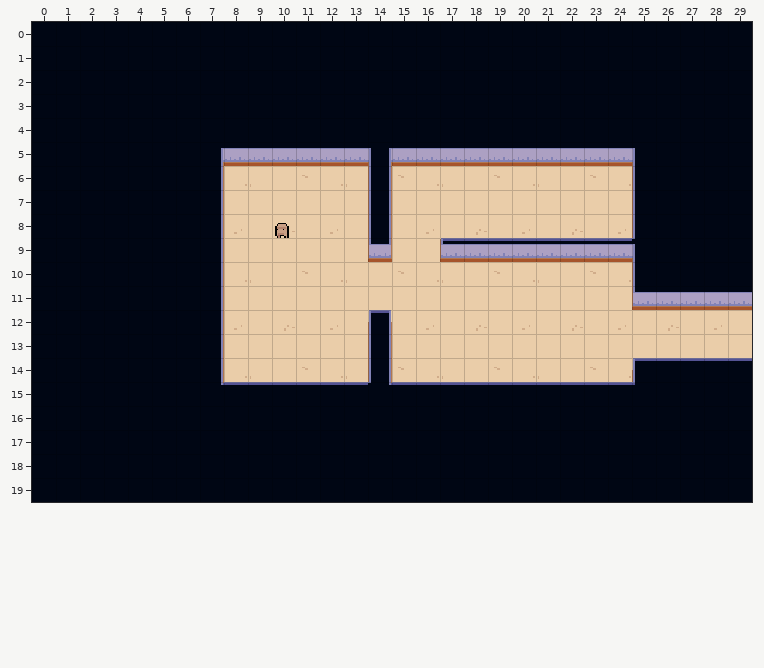
A Tiled map gets an edit: assets/level1.tmx. That is the earlier state.
Cells are 16x16 px. Shown: x 0..29, y 0..19.
Now the later version:
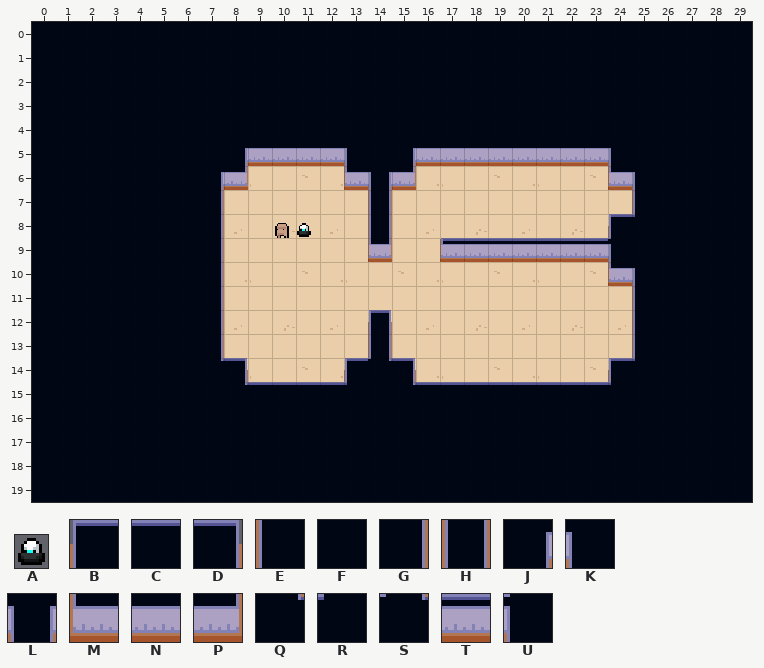
Key: from "objects": A 0 "moe"; from "office": B 0, C 1, D 2, E 11, F 12, G 13, H 14, J 16, K 17, L 19, M 22, N 23, P 24, Q 27, R 28, S 30, T 34, U 50.
_ is an empty cell.
Objects are placed by their top-left corner, in cells (3,4 is the top-left corner of cell 3,4); size is 1x1 cell unless given.
The exact change:
Layer "Tiles":
Tile B now appears in row 8 at x 24; in row 14 at x 13 and 24.
Tile D now appears in row 14 at x 8 and 15.
The author changed tile M to tile E in row 11 at x 25.
Tile E now appears in rows 12 to 13 at x 25.
The author changed tile C to tile F in row 14 at x 26 to 29.
The author changed tile J to tile F in row 5 at x 7.
The author changed tile K to tile F in row 5 at x 25.
The author changed tile L to tile F in row 5 at x 14.
The author changed tile N to tile F in row 11 at x 26 to 29.
The author changed tile Q to tile F in row 15 at x 7.
The author changed tile R to tile F in row 15 at x 25.
The author changed tile S to tile F in row 15 at x 14.
The author changed tile U to tile F in row 9 at x 25.
Tile F now appears in rows 12 to 13 at x 26 to 29.
The author changed tile G to tile J in row 6 at x 7.
The author changed tile N to tile J in row 5 at x 8 and 15.
The author changed tile E to tile K in row 6 at x 25; in row 10 at x 25.
The author changed tile N to tile K in row 5 at x 13 and 24.
The author changed tile H to tile L in row 6 at x 14.
Tile M now appears in row 6 at x 13 and 24; in row 10 at x 24.
Tile P now appears in row 6 at x 8 and 15.
The author changed tile C to tile Q in row 15 at x 8 and 15.
The author changed tile G to tile Q in row 14 at x 7.
The author changed tile B to tile R in row 14 at x 25.
The author changed tile C to tile R in row 15 at x 13 and 24.
The author changed tile E to tile R in row 8 at x 25.
The author changed tile H to tile S in row 14 at x 14.
The author changed tile T to tile U in row 9 at x 24.
Layer "Obj":
A new object: A "Moe" at 11,8.3 size 0.7x0.7.
Where, in picture pixels (left, top, right, bottom), the same in both pictures:
changed: (221, 148, 248, 190)
changed: (344, 148, 416, 190)
changed: (608, 148, 635, 190)
changed: (608, 214, 752, 385)
added: (297, 223, 311, 237)
changed: (221, 358, 248, 385)
changed: (344, 358, 416, 385)
